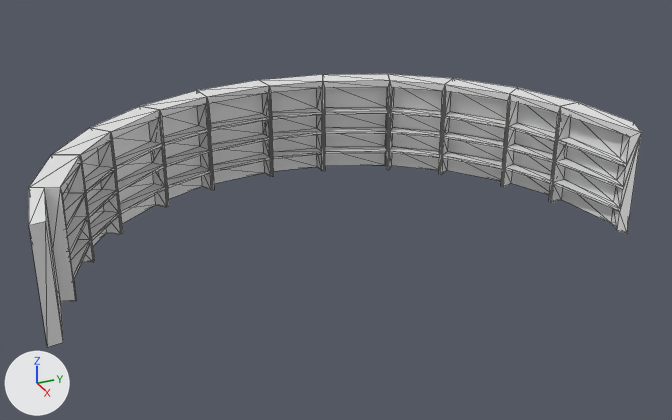
Two versions of the FBX model Assets/Art/Architecture/Lovers_Arch_Shelves1.fbx, one commit apart.
Both versions are drawn from a 50 mm lens placed at (21.37, -10.47, 17.72), pointed at (-3.48, 0.72, 5.3). The axes (+X, +Y, +Z) are drawn at lower left. The lights are the same throughout. Mesh edges are drawn as thin lines. Materials are left out; every surface is plain grey. Where no turn or scale is listed for an object, it has been applied to the vertices. Vertices at the same position are counted once.
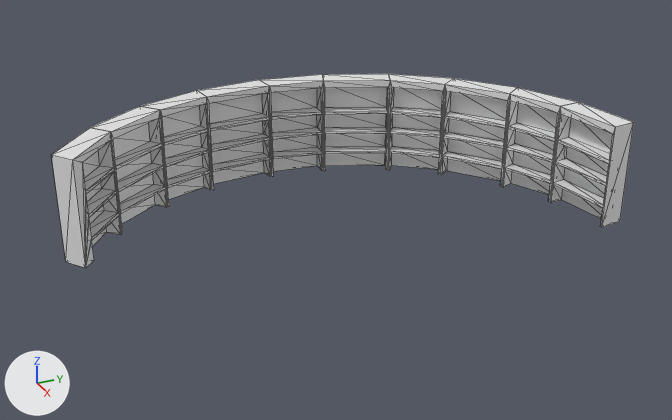
The newer file is also turned or shifted as a whole; pictures and numbers use the older file's frame.

Changed parts and their boxes [x1, y1, x2, y2] in the pictures (672 x 420 px; the box of a moved part takes in the faces that stretch with it):
'Object009', reshaped (29% shorter)
    before: [29, 74, 641, 347]
    after: [52, 74, 634, 268]
part 1 of me_mesh, deleted
    before: [29, 188, 63, 347]
part 2 of me_mesh, cut back
    before: [29, 74, 509, 302]
    after: [52, 74, 510, 268]
part 3 of me_mesh, moved or reshaped
    before: [554, 102, 641, 234]
    after: [553, 102, 634, 227]

What changed in the scene script:
```text
Change me_mesh:
    used by ob_object009; location = (-1.18, -8.65, 4.67)
    verts and faces of me_mesh; kept vertices keep their numbers, new ones are numbered from 449
    before: 399 (1.9, 17.6, 0.0) at pixel (627, 233), 403 (1.9, 17.6, 3.4) at pixel (641, 132), 405 (1.6, 17.5, 2.3) at pixel (626, 164), 407 (1.6, 17.5, 3.2) at pixel (629, 137), 414 (1.6, 17.5, 1.5) at pixel (623, 186)
    before: 415 (1.6, 17.5, 2.2) at pixel (625, 167), 422 (1.6, 17.5, 0.8) at pixel (620, 208), 423 (1.6, 17.5, 1.4) at pixel (622, 189), 431 (1.6, 17.5, 0.0) at pixel (617, 230), 433 (1.6, 17.5, 0.7) at pixel (619, 211)
    remove me_mesh.from_pydata(...)  # 449 vertices, 848 faces; spans x -8.0..1.9, y -0.2..18.1, z 0.0..3.4
    add me_mesh.from_pydata(...)  # 398 vertices, 760 faces; spans x -8.0..1.2, y 1.0..18.1, z 0.0..3.4
    me_mesh part 1: the loose piece of 8 vertices spanning x -1.3..1.1, y -0.2..0.5, z 0.0..3.4 is deleted
    me_mesh part 2
    45 vertices are removed from x -8.0..-0.9, y 0.1..14.7, z 0.0..3.4
    138 faces are deleted
    8 vertices in x -7.4, y 6.4, z 0.0..3.2 move by (0.1, 0.1, 0.0)
    8 vertices in x -7.4, y 10.9, z 0.0..3.2 move by (-0.1, 0.0, 0.0)
    8 vertices in x -5.2, y 14.9, z 0.0..3.2 move by (-0.1, 0.1, 0.0)
    6 vertices are added at (-5.4, 2.4, 3.4), (-7.7, 11.3, 3.4), (-6.8, 13.5, 3.4), (-2.8, 1.5, 0.0), (-2.8, 1.5, 3.4), (-7.2, 8.9, 0.0)
    62 new faces join them
    me_mesh part 3
    add for i in [405, 407, 414, 415, 422, 423, 431, 433]: verts[i] += (-0.5, -0.3, 0.0)
    add verts[399] = (1.2, 17.2, 0.0)  # moved, pixel (601, 227)
    add verts[403] = (1.2, 17.2, 3.4)  # moved, pixel (615, 126)
```
